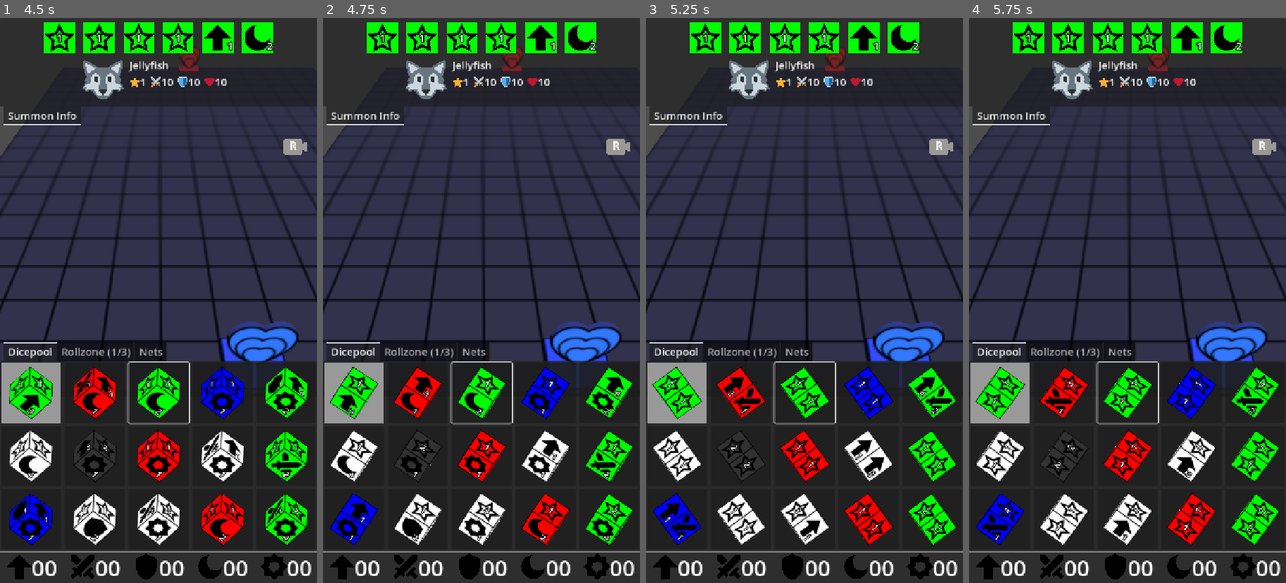
Above: before the commit, frames 1-4 (left to right).
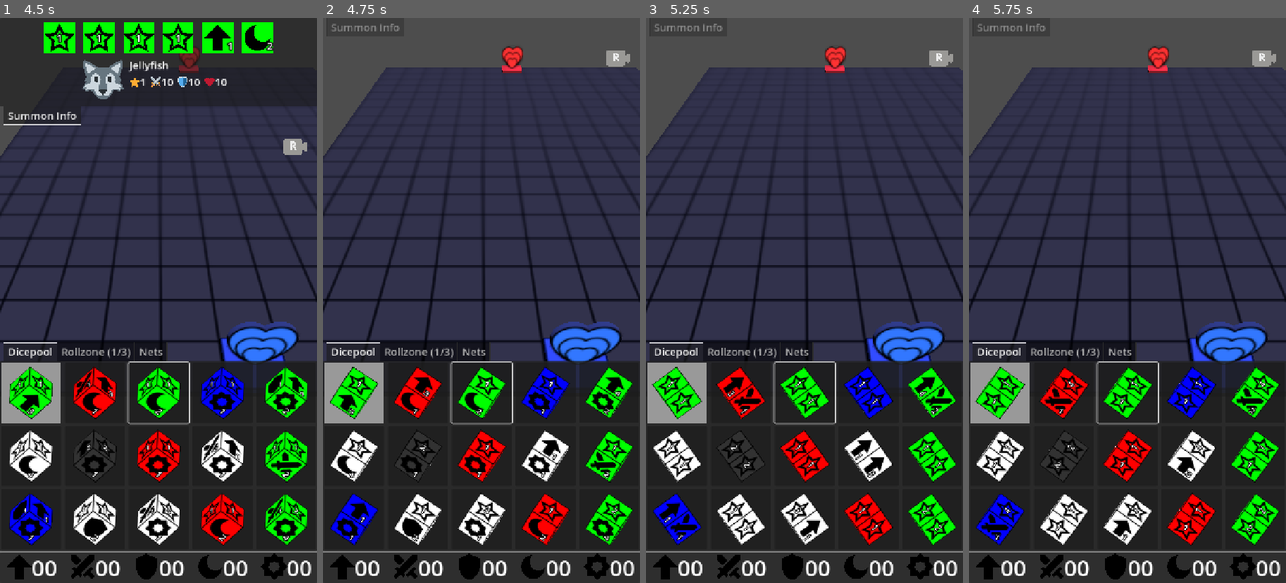
Above: after the commit, the same moments.

Repository: francocurotto/DDMre
Game: Godot game, scene res://scenes/duel.tscn
Two runs of this game, one before a commit and one after it. Both use one fixed random seed, a clock stepped at 60 frames per second and the inputs below.
Inputs (mouse positions are in pixels of both pictures, inside the frame that each line leads up to):
- Up to frame 1 (4.5 s): click (31, 390) at 0.52 s; click (31, 390) at 1.27 s; click (31, 390) at 2.02 s; drag from (158, 232) to (190, 176) at 2.77 s; drag from (95, 328) to (142, 413) at 3.52 s; move the mouse to (190, 176) at 4.27 s; click (190, 176) at 4.42 s
- Up to frame 2 (4.75 s): no input
- Up to frame 3 (5.25 s): drag from (788, 413) to (709, 215) at 5.02 s
- Up to frame 4 (5.75 s): no input

Frame 1 is identical in both runs. In frame 2, 16% of the frame differs, in the area x 0-100%, y 0-25%; in frame 3, 16%; in frame 4, 16%.

Commit message:
fix dungeon buttons activation/deactivation

Diff:
--- a/source/scenes/player_gui/dungeon_gui/dungeon_buttons/dungeon_buttons.gd
+++ b/source/scenes/player_gui/dungeon_gui/dungeon_buttons/dungeon_buttons.gd
@@ -9,6 +9,9 @@
 	visible = true
 	$MoveButton.disabled = crestpool.sides_dict["MOVEMENT"].amount <= 0
 	$AttackButton.disabled = crestpool.sides_dict["ATTACK"].amount <= 0
+
+func deactivate():
+	visible = false
 #endregion
 
 #region signals callbacks
--- a/source/scenes/player_gui/dungeon_gui/dungeon_gui.gd
+++ b/source/scenes/player_gui/dungeon_gui/dungeon_gui.gd
@@ -5,8 +5,8 @@
 #endregion
 
 #region signals
+signal tile_touched
 signal summon_touched
-signal summon_untouched
 signal dungeon_cancel_button_pressed
 #endregion
 
@@ -75,31 +75,38 @@
 
 func on_touch_released():
 	var object = controls.touched_object
-	if not object: # case of no relevant touchable object touched
+	print(object)
+	if not object: # object is null, nothing was touched
 		return
-	if object in Globals.dungeon.tiles: # if object is empty tile
+	elif object in Globals.dungeon.tiles: # if object is empty tile
 		on_tile_touched(object)
 	elif object.collision_layer == Globals.LAYERS.SUMMONS: # if object is summon
 		on_summon_touched(object)
 
 func on_tile_touched(tile):
-	# if dimdice exists, i.e. if in dimension state
+	# if dimdice exists, i.e. if in dimension state and dimdice selected
 	if Globals.dungeon.dimdice:
 		dimdice_position = tile.global_position
 		dimdice_position.y += DIMDICE_Y_POSITION
 		dimcoor = Globals.dungeon.get_tilecoor(tile)
 		Globals.dungeon.on_tile_touched(tile, dimdice_position, player_gui.net)
+		return
+	# case dungeon state
+	elif player_gui.state == Globals.GUI_STATE.DUNGEON:
+		if gui_substate == GUI_SUBSTATE.INIT:
+			deactivate_dungeon_buttons()
+	tile_touched.emit()
 
 func on_summon_touched(summon):
 	summon_touched.emit(summon)
 	if player_gui.state == Globals.GUI_STATE.DUNGEON:
 		if gui_substate == GUI_SUBSTATE.INIT:
 			if summon.type != "ITEM" and summon.player == player_gui.player:
-				dungeon_buttons.activate(player_gui.dice_gui.crestpool)
-				%EndTurn.visible = false
+				activate_dungeon_buttons()
+			else:
+				deactivate_dungeon_buttons()
 
 func on_dragging(length, angle):
-	#on_summon_untouched()
 	var dimdice = Globals.dungeon.dimdice
 	if dimdice and controls.touched_object == dimdice:
 		if dimdice_dragging:
@@ -183,4 +190,12 @@
 
 func on_pinching(factor):
 	player_gui.duel_camera.zoom(factor)
-#endregion
+
+func activate_dungeon_buttons():
+	dungeon_buttons.activate(player_gui.dice_gui.crestpool)
+	%EndTurn.visible = false
+
+func deactivate_dungeon_buttons():
+	dungeon_buttons.deactivate()
+	%EndTurn.visible = true
+#endregion
--- a/source/scenes/player_gui/info_gui/info_gui.gd
+++ b/source/scenes/player_gui/info_gui/info_gui.gd
@@ -1,5 +1,4 @@
-extends VBoxContainer
-
+extends TabContainer
 #region public variables
 var player_gui
 #endregion
@@ -20,6 +19,9 @@
 func on_dimdice_selected(dice):
 	activate_dice_info(dice)
 
+func on_tile_touched():
+	deactivate_info()
+
 func on_summon_touched(summon):
 	activate_summon_info(summon)
 
@@ -32,16 +34,16 @@
 
 #region private functions
 func activate_dice_info(dice):
-	$TabContainer.current_tab = 0
-	$TabContainer.set_tab_disabled(0, false)
-	%"Summon Info".set_dice_info(dice)
+	current_tab = 0
+	set_tab_disabled(0, false)
+	$"Summon Info".set_dice_info(dice)
 
 func activate_summon_info(summon):
-	$TabContainer.current_tab = 0
-	$TabContainer.set_tab_disabled(0, false)
-	%"Summon Info".set_summon_info(player_gui.player, summon)
+	current_tab = 0
+	set_tab_disabled(0, false)
+	$"Summon Info".set_summon_info(player_gui.player, summon)
 
 func deactivate_info():
-	$TabContainer.current_tab = -1
-	$TabContainer.set_tab_disabled(0, true)
+	current_tab = -1
+	set_tab_disabled(0, true)
 #endregion
--- a/source/scenes/player_gui/info_gui/info_gui.tscn
+++ b/source/scenes/player_gui/info_gui/info_gui.tscn
@@ -3,19 +3,16 @@
 [ext_resource type="PackedScene" uid="uid://dd0le7od3nqip" path="res://scenes/player_gui/info_gui/summon_info/summon_info.tscn" id="1_0uhxh"]
 [ext_resource type="Script" uid="uid://c4cu7struk2kq" path="res://scenes/player_gui/info_gui/info_gui.gd" id="1_uwko4"]
 
-[node name="InfoGUI" type="VBoxContainer"]
+[node name="InfoGUI" type="TabContainer"]
 offset_right = 720.0
-offset_bottom = 31.0
-script = ExtResource("1_uwko4")
-
-[node name="TabContainer" type="TabContainer" parent="."]
-layout_mode = 2
+offset_bottom = 242.0
 theme_override_font_sizes/font_size = 24
 current_tab = 0
 tabs_position = 1
 deselect_enabled = true
+script = ExtResource("1_uwko4")
 
-[node name="Summon Info" parent="TabContainer" instance=ExtResource("1_0uhxh")]
+[node name="Summon Info" parent="." instance=ExtResource("1_0uhxh")]
 unique_name_in_owner = true
 layout_mode = 2
 metadata/_tab_index = 0
--- a/source/scenes/player_gui/player_gui.gd
+++ b/source/scenes/player_gui/player_gui.gd
@@ -60,6 +60,7 @@
 	$DiceGUI.rollzone.dimdice_selected.connect($InfoGUI.on_dimdice_selected)
 	$DiceGUI.rollzone.dimdice_selected.connect($DungeonGUI.on_dimdice_selected)
 	$DuelCamera.camera_moved.connect(func(): dungeon_gui.camera_reset.visible=true)
+	$DungeonGUI.tile_touched.connect($InfoGUI.on_tile_touched)
 	$DungeonGUI.summon_touched.connect($InfoGUI.on_summon_touched)
 	$DungeonGUI.dungeon_cancel_button_pressed.connect($InfoGUI.deactivate_info)
 	# setup dungeon_gui
Not shown, changed: TODO.md
